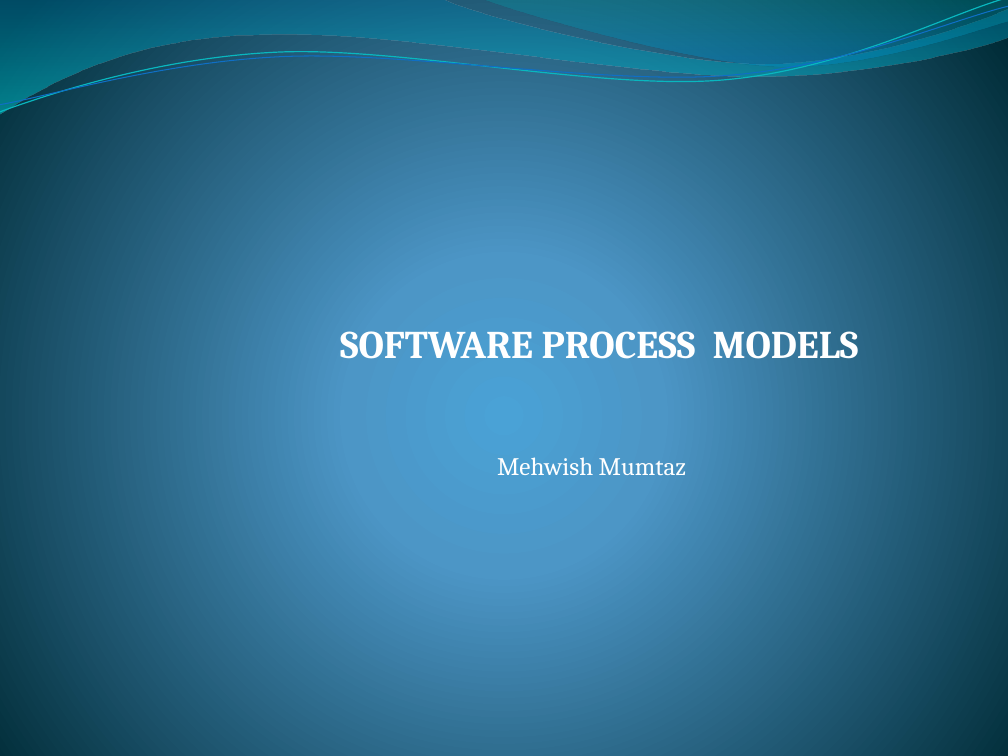
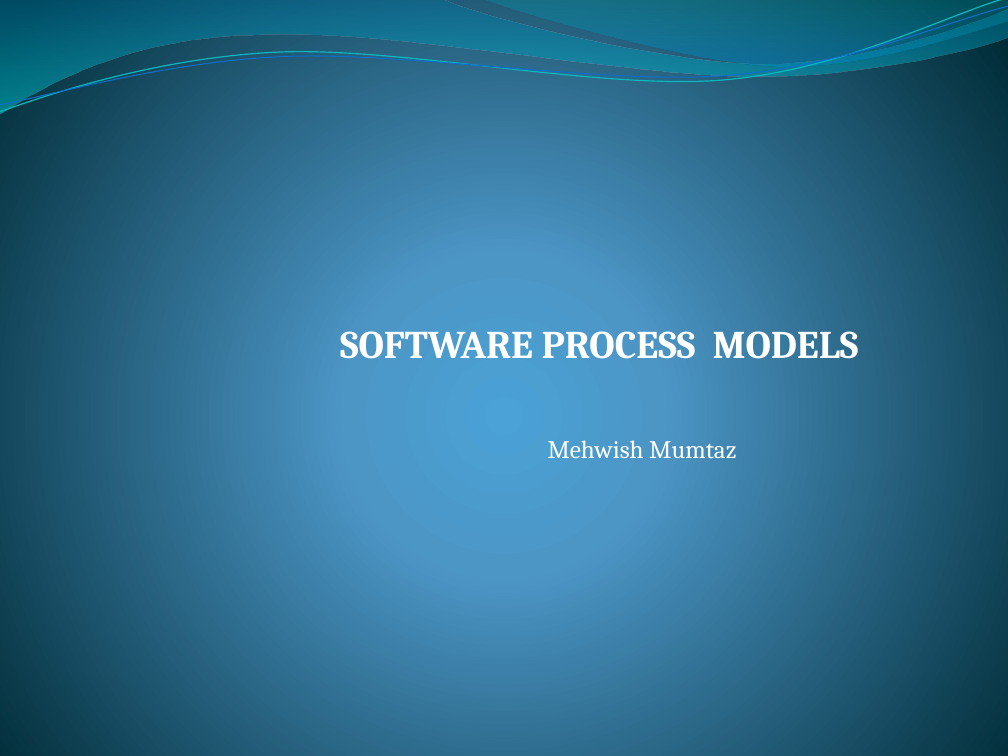
Before and after one commit to abdulsaboor938/Semester-4, a slide deck: slide 1 of Software Engineering/Slides/Lecture 3-4 Software Process Models 20200926 A.pptx. Drawn at 1008x756 pixels with LibreOffice and Linux fonts; fonts in the diff are those of the drawing. Boxes give left, top, right and bottom in pixels: in the first picture for what was removed or moved away, otherwise in the second. Text is boxed around its words. In the diff, an @@ line names an element or a change of style, - is before the commit and + after.

```diff
--- a/Software Engineering/Slides/Lecture 3-4 Software Process Models 20200926 A.pptx
+++ b/Software Engineering/Slides/Lecture 3-4 Software Process Models 20200926 A.pptx
@@ text "Mehwish Mumtaz": place and size @@
-text "Mehwish Mumtaz" at (497,457,686,476)
+text "Mehwish Mumtaz" at (548,440,736,458)
```
Also in this commit, not shown: 3 other slides changed, 13 slides added, 1 slide removed, 3 other files.
